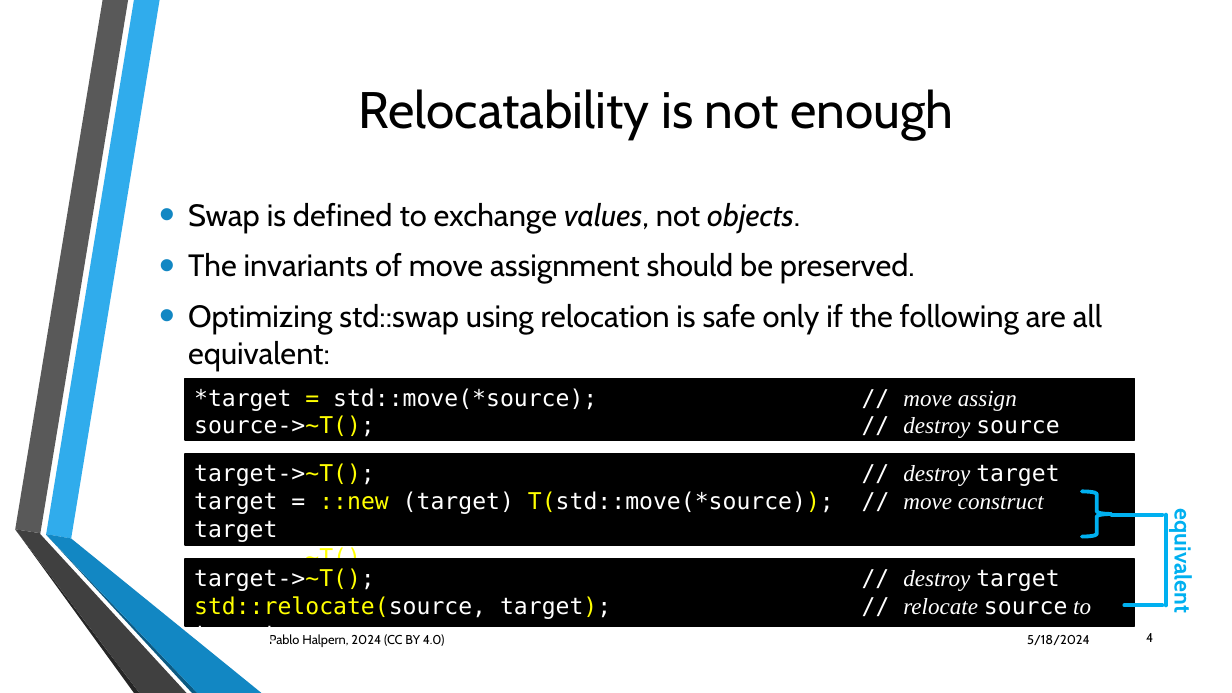
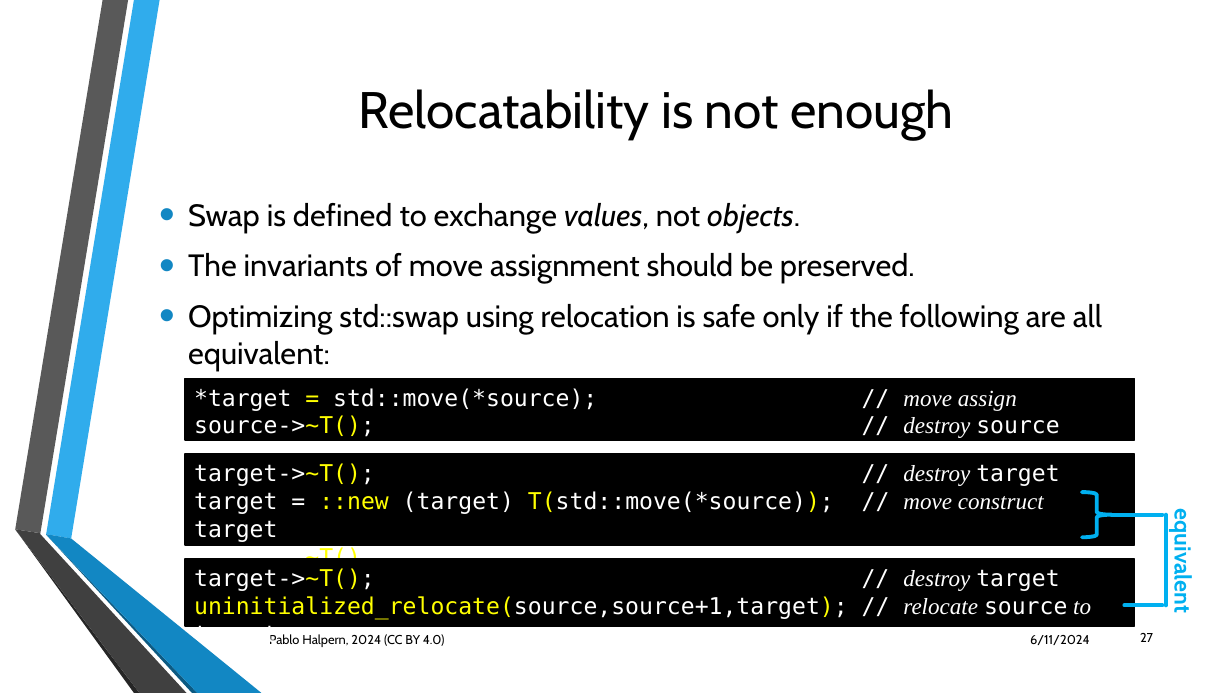
Before and after one commit to phalpern/WG21-halpern, a slide deck: slide 27 of relocate/Trivial Relocation - St. Louis 06-2024.pptx (slide 4 before the commit). Drawn at 1232x693 pixels with LibreOffice and Linux fonts; fonts in the diff are those of the drawing; background and template pictures are left out. Boxes give left, top, right and bottom in pixels: in the first picture for what was removed or moved away, otherwise in the second. Text is boxed around its words. In the diff, an @@ line names an element or a change of style, - is before the commit and + after.

```diff
--- a/relocate/Trivial Relocation - St. Louis 06-2024.pptx
+++ b/relocate/Trivial Relocation - St. Louis 06-2024.pptx
@@ text in rectangle at (x1=194, y1=568, x2=1091, y2=620): text changed @@
-target->~T(); // destroy target
-std::relocate(source, target); // relocate source to target
+target->~T(); // destroy target
+uninitialized_relocate(source,source+1,target); // relocate source to target
@@ text at (x1=1030, y1=635, x2=1090, y2=645): text changed @@
-5/18/2024
+6/11/2024
@@ page number at (x1=1140, y1=633, x2=1153, y2=642): text changed @@
-4
+27
```
Also in this commit, not shown: 9 other slides changed, 35 slides added, 2 other files.
